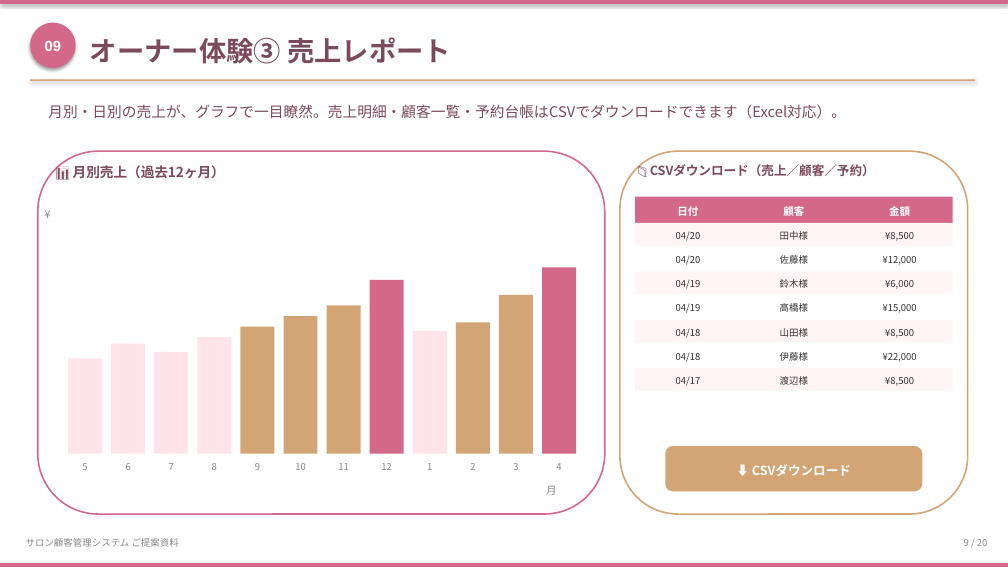
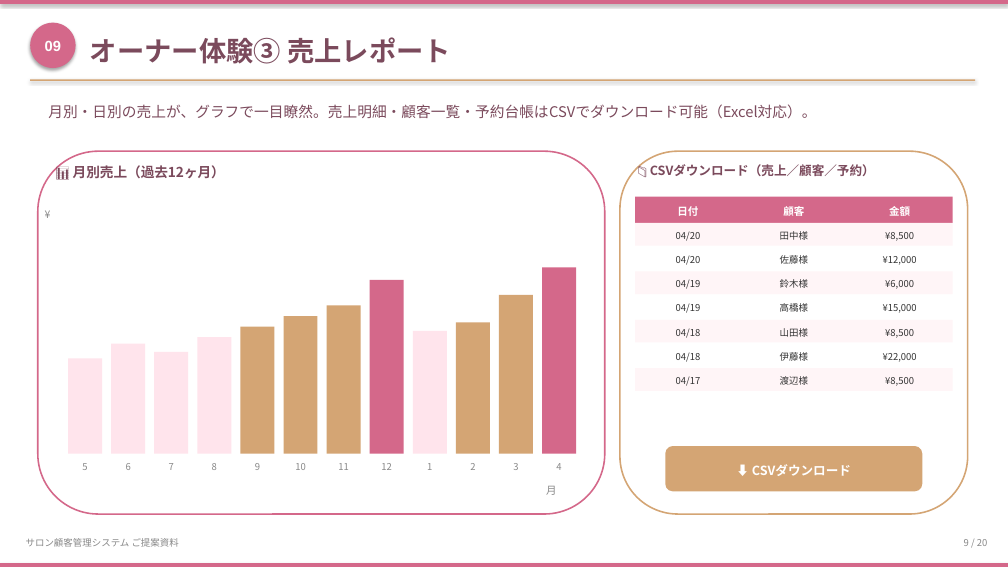
Before and after one commit to fukuokacolor-web/-salon-management, a slide deck: slide 9 of docs/SALON_PROPOSAL.pptx. Drawn at 1008x567 pixels with LibreOffice and Linux fonts; fonts in the diff are those of the drawing. Boxes give left, top, right and bottom in pixels: in the first picture for what was removed or moved away, otherwise in the second. Text is boxed around its words. In the diff, an @@ line names an element or a change of style, - is before the commit and + after.

Commit message:
docs: unify "ダウンロード可能" wording between PPTX and PDF on slide 9

```diff
--- a/docs/SALON_PROPOSAL.pptx
+++ b/docs/SALON_PROPOSAL.pptx
@@ text at (48,104,816,118): text changed @@
-月別・日別の売上が、グラフで一目瞭然。売上明細・顧客一覧・予約台帳はCSVでダウンロードできます（Excel対応）。
+月別・日別の売上が、グラフで一目瞭然。売上明細・顧客一覧・予約台帳はCSVでダウンロード可能（Excel対応）。
```
Also in this commit, not shown: 1 other file.
